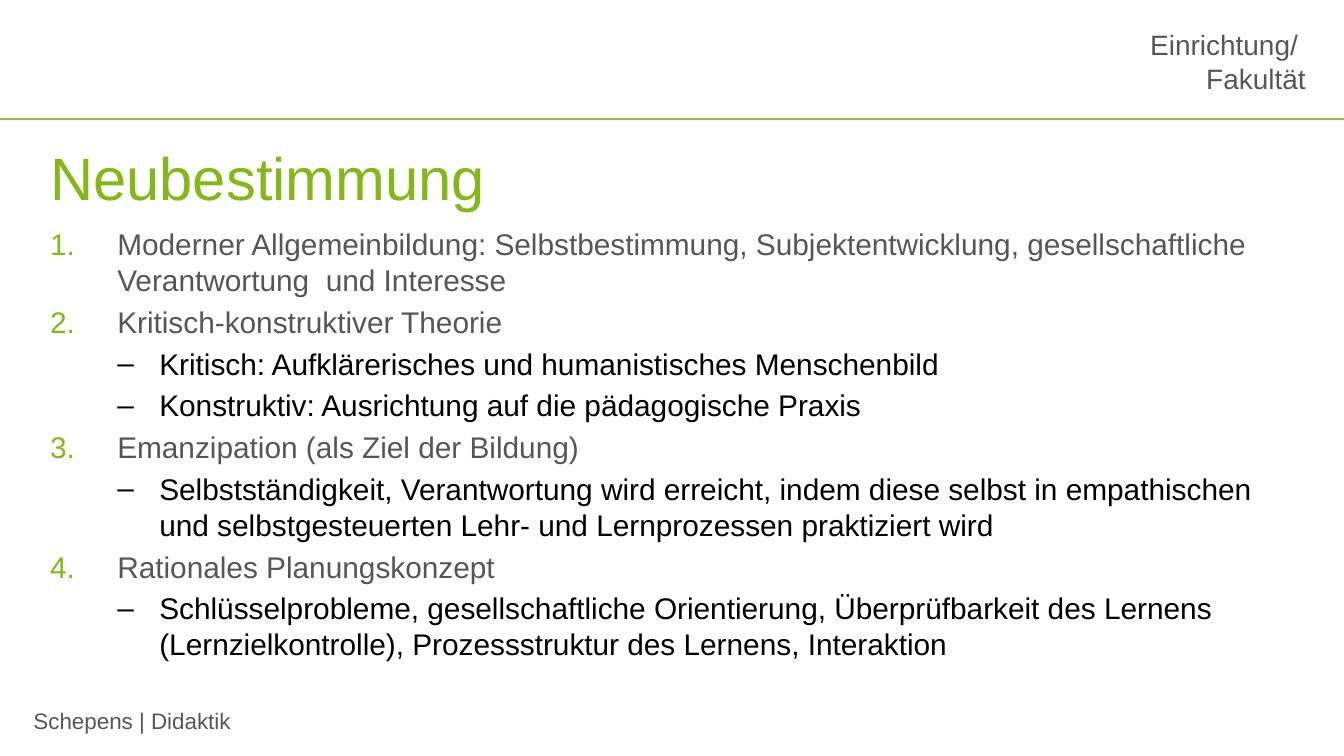
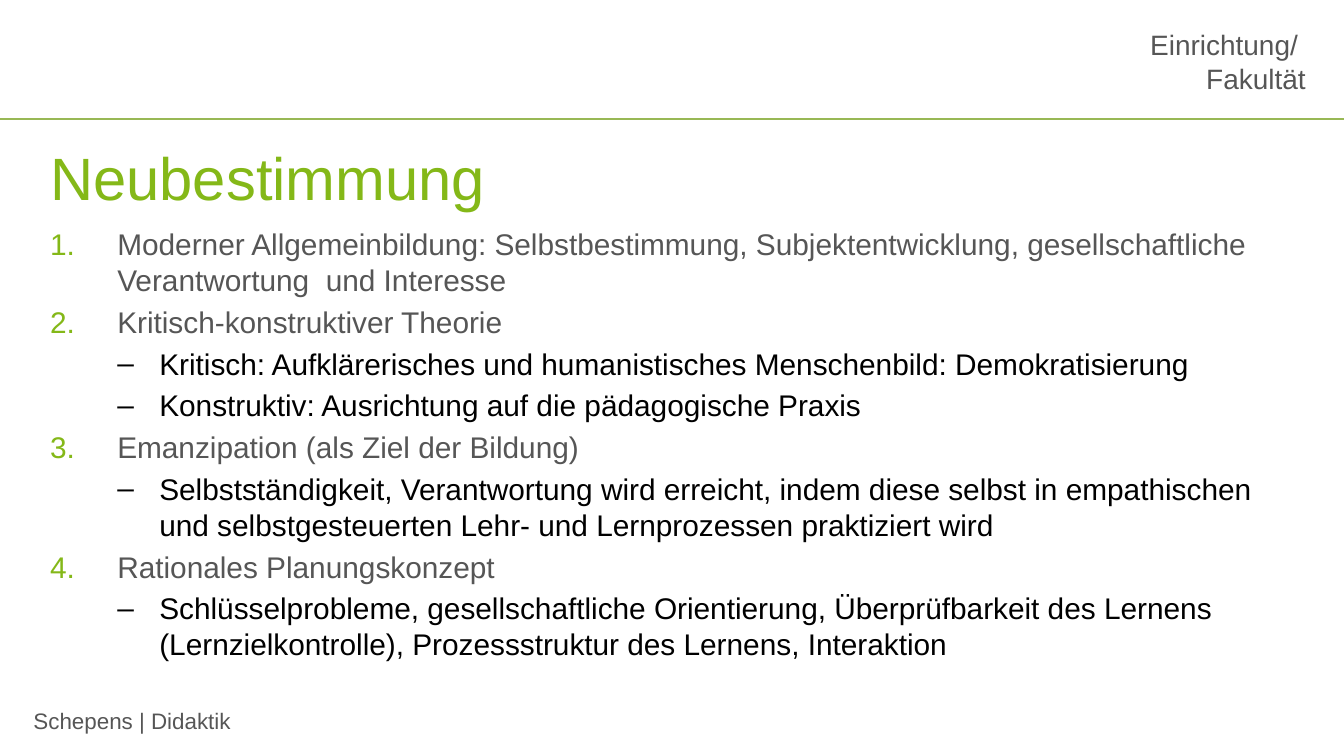
Before and after one commit to jobschepens/didakt21, a slide deck: slide 7 of folien/week7.pptx. Drawn at 1344x756 pixels with LibreOffice and Linux fonts; fonts in the diff are those of the drawing; background and template pictures are left out. Boxes give left, top, right and bottom in pixels: in the first picture for what was removed or moved away, otherwise in the second. Text is boxed around its words. In the diff, an @@ line names an element or a change of style, - is before the commit and + after.

```diff
--- a/folien/week7.pptx
+++ b/folien/week7.pptx
@@ text at <box>159,353,1188,380</box>: text changed @@
-  – Kritisch: Aufklärerisches und humanistisches Menschenbild
+  – Kritisch: Aufklärerisches und humanistisches Menschenbild: Demokratisierung
```
Also in this commit, not shown: 3 other slides changed, 2 slides added.
